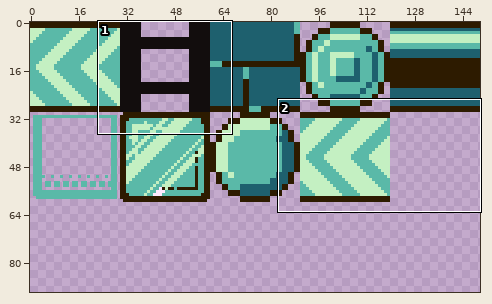
Sprite sheet: js13k/assets/atlas.png. Above: a wide view before the commit, with the close-up outlined.
Close-up. Old version:
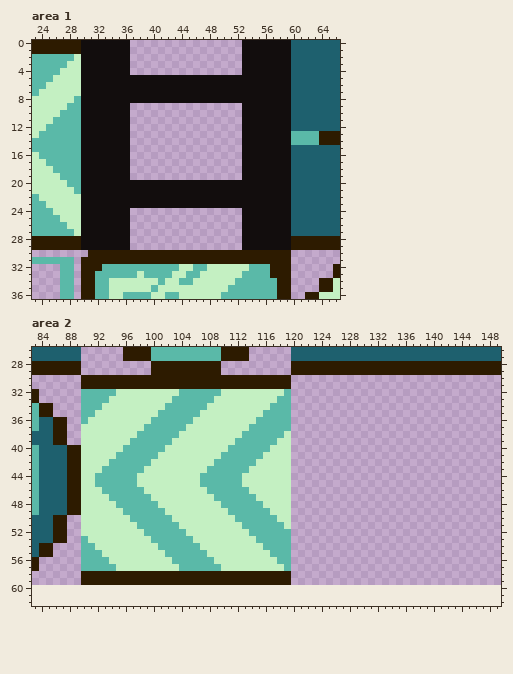
The file is 160x60 pixels. Shown: area 1: x 23..66, y 0..36; area 2: x 83..149, y 26..62. The old version is drawn lined up with the new one, on the new canvas. The commit also changed other parts of the picture, which this record leaves out.
New version:
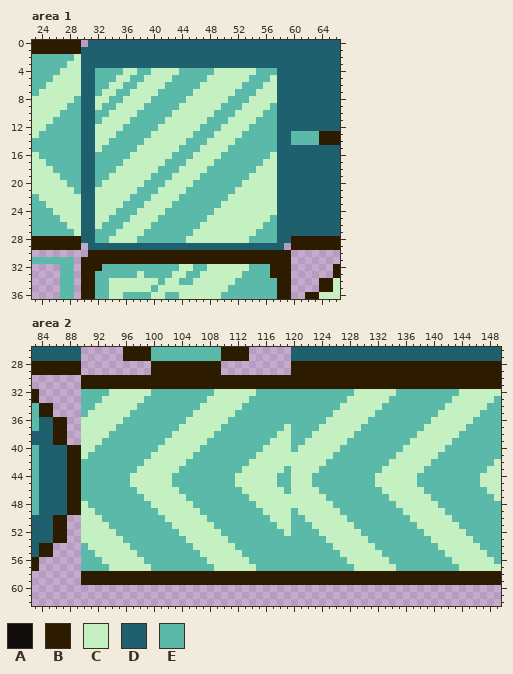
Palette (. is transparent): A #120d0d  B #2d1b00  C #c4f0c2  D #1e606e  E #5ab9a8
Diff:
canvas 160x60 -> 150x90 (the part of the old canvas that was cut away was empty and is not shown)
Changed rows in their new state; - is an unchanged pixel.
Area 1:
first column x 30:
 0 .DDDDDDDDDDDDDDDDDDDDDDDDDDDDD
 1 DDDDDDDDDDDDDDDDDDDDDDDDDDDDDD
 2 DDDDDDDDDDDDDDDDDDDDDDDDDDDDDD
 3 DDDDDDDDDDDDDDDDDDDDDDDDDDDDDD
 4 DDEEEECCEECCCCEEEEECCCCCCEEEDD
 5 DDEEECCEECCCCEEEEECCCCCCEEECDD
 6 DDEECCEECCCCEEEEECCCCCCEEECCDD
 7 DDECCEECCCCEEEEECCCCCCEEECCCDD
 8 DDCCEECCCCEEEEECCCCCCEEECCCCDD
 9 DDCEECCCCEEEEECCCCCCEEECCCCEDD
10 DDEECCCCEEEEECCCCCCEEECCCCEEDD
11 DDECCCCEEEEECCCCCCEEECCCCEEEDD
12 DDCCCCEEEEECCCCCCEEECCCCEEEEDD
13 DDCCCEEEEECCCCCCEEECCCCEEEEEDD
14 DDCCEEEEECCCCCCEEECCCCEEEEEEDD
15 DDCEEEEECCCCCCEEECCCCEEEEEEEDD
16 DDEEEEECCCCCCEEECCCCEEEEEEECDD
17 DDEEEECCCCCCEEECCCCEEEEEEECCDD
18 DDEEECCCCCCEEECCCCEEEEEEECCCDD
19 DDEECCCCCCEEECCCCEEEEEEECCCCDD
20 DDECCCCCCEEECCCCEEEEEEECCCCCDD
21 DDCCCCCCEEECCCCEEEEEEECCCCCCDD
22 DDCCCCCEEECCCCEEEEEEECCCCCCCDD
23 DDCCCCEEECCCCEEEEEEECCCCCCCCDD
24 DDCCCEEECCCCEEEEEEECCCCCCCCCDD
25 DDCCEEECCCCEEEEEEECCCCCCCCCEDD
26 DDCEEECCCCEEEEEEECCCCCCCCCEEDD
27 DDEEECCCCEEEEEEECCCCCCCCCEEEDD
28 DDEECCCCEEEEEEECCCCCCCCCEEEEDD
29 .DDDDDDDDDDDDDDDDDDDDDDDDDDDD.
Area 2:
first column x 90:
30 ------------------------------BBBBBBBBBBBBBBBBBBBBBBBBBBBBBB
31 ------------------------------BBBBBBBBBBBBBBBBBBBBBBBBBBBBBB
32 ----C-----EEEE-----C-----EEEE-EEEEEEEEECCCCCCEEEEEEEEECCCCCC
33 ---C-----EEEE-----C-----EEEE--EEEEEEEECCCCCCEEEEEEEEECCCCCCE
34 --C-----EEEE-----C-----EEEE---EEEEEEECCCCCCEEEEEEEEECCCCCCEE
35 -C-----EEEE-----C-----EEEE----EEEEEECCCCCCEEEEEEEEECCCCCCEEE
36 C-----EEEE-----C-----EEEE-----EEEEECCCCCCEEEEEEEEECCCCCCEEEE
37 -----EEEE-----C-----EEEE-----CEEEECCCCCCEEEEEEEEECCCCCCEEEEE
38 ----EEEE-----C-----EEEE-----C-EEECCCCCCEEEEEEEEECCCCCCEEEEEE
39 ---EEEE-----C-----EEEE-----C--EECCCCCCEEEEEEEEECCCCCCEEEEEEE
40 --EEEE-----C-----EEEE-----C---ECCCCCCEEEEEEEEECCCCCCEEEEEEEE
41 -EEEE-----C-----EEEE-----C----CCCCCCEEEEEEEEECCCCCCEEEEEEEEE
42 EEEE-----C-----EEEE-----C-----CCCCCEEEEEEEEECCCCCCEEEEEEEEEC
43 EEE-----C-----EEEE-----C-----ECCCCEEEEEEEEECCCCCCEEEEEEEEECC
44 EE-----C-----EEEE-----C-----EECCCEEEEEEEEECCCCCCEEEEEEEEECCC
45 EE-----C-----EEEE-----C-----EECCCEEEEEEEEECCCCCCEEEEEEEEECCC
46 EEE-----C-----EEEE-----C-----ECCCCEEEEEEEEECCCCCCEEEEEEEEECC
47 EEEE-----C-----EEEE-----C-----CCCCCEEEEEEEEECCCCCCEEEEEEEEEC
48 -EEEE-----C-----EEEE-----C----CCCCCCEEEEEEEEECCCCCCEEEEEEEEE
49 --EEEE-----C-----EEEE-----C---ECCCCCCEEEEEEEEECCCCCCEEEEEEEE
50 ---EEEE-----C-----EEEE-----C--EECCCCCCEEEEEEEEECCCCCCEEEEEEE
51 ----EEEE-----C-----EEEE-----C-EEECCCCCCEEEEEEEEECCCCCCEEEEEE
52 -----EEEE-----C-----EEEE-----CEEEECCCCCCEEEEEEEEECCCCCCEEEEE
53 C-----EEEE-----C-----EEEE-----EEEEECCCCCCEEEEEEEEECCCCCCEEEE
54 -C-----EEEE-----C-----EEEE----EEEEEECCCCCCEEEEEEEEECCCCCCEEE
55 --C-----EEEE-----C-----EEEE---EEEEEEECCCCCCEEEEEEEEECCCCCCEE
56 ---C-----EEEE-----C-----EEEE--EEEEEEEECCCCCCEEEEEEEEECCCCCCE
57 ----C-----EEEE-----C-----EEEE-EEEEEEEEECCCCCCEEEEEEEEECCCCCC
58 ------------------------------BBBBBBBBBBBBBBBBBBBBBBBBBBBBBB
59 ------------------------------BBBBBBBBBBBBBBBBBBBBBBBBBBBBBB
Boxes around the changes in both close-ups, in picture pixels (x1, y1, x2, y2):
changed: (81, 40, 291, 250)
changed: (81, 375, 501, 585)
